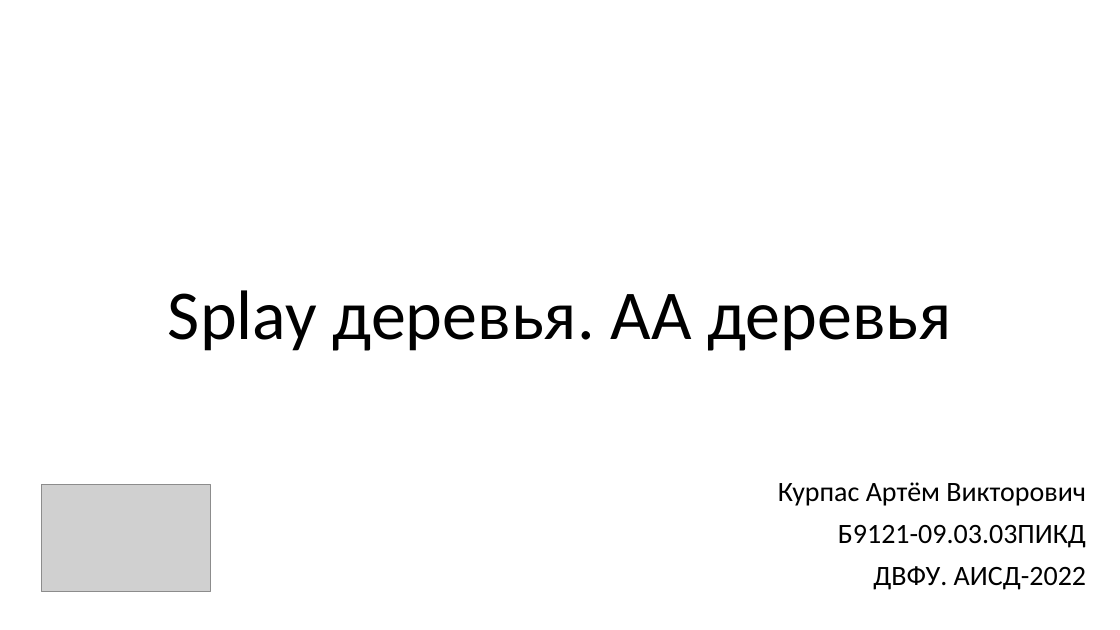
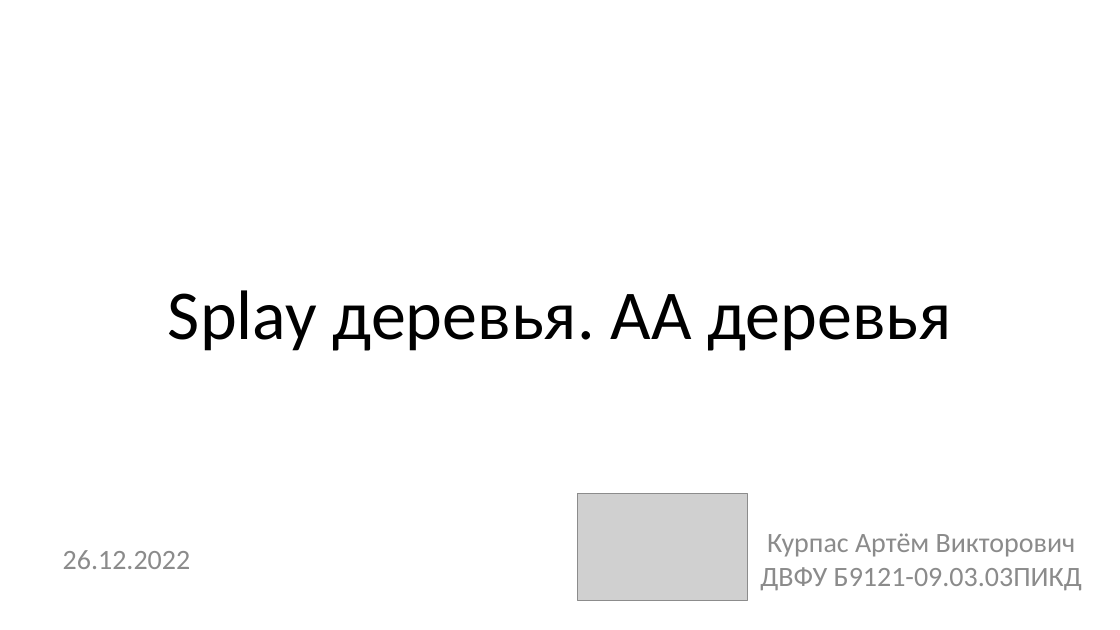
Before and after one commit to TheMeekrok/splay-aa-tree-aisd-2022, a slide deck: slide 1 of docs/presentation.pptx. Drawn at 1120x630 pixels with LibreOffice and Linux fonts; fonts in the diff are those of the drawing; grey boxes stand for pictures. Boxes give left, top, right and bottom in pixels: in the first picture for what was removed or moved away, otherwise in the second. Text is boxed around its words. In the diff, an @@ line names an element or a change of style, - is before the commit and + after.

```diff
--- a/docs/presentation.pptx
+++ b/docs/presentation.pptx
@@ picture moved from (x1=41, y1=484, x2=211, y2=592) to (x1=578, y1=493, x2=748, y2=601) @@
@@ text "Курпас Артём Викторович ДВФУ Б9121-09.03.03ПИКД" at (x1=760, y1=533, x2=1082, y2=591): vertical alignment top to middle @@
@@ text at (x1=760, y1=533, x2=1082, y2=591): text changed; text colour #000000 to #8C8C8C @@
-Курпас Артём Викторович
-Б9121-09.03.03ПИКД
-ДВФУ. АИСД-2022
+Курпас Артём Викторович ДВФУ Б9121-09.03.03ПИКД
@@ text added at (x1=63, y1=550, x2=191, y2=569), 24 pt, text #8C8C8C @@
+26.12.2022
```
Also in this commit, not shown: 28 slides added, 5 slides removed, 1 other file.
